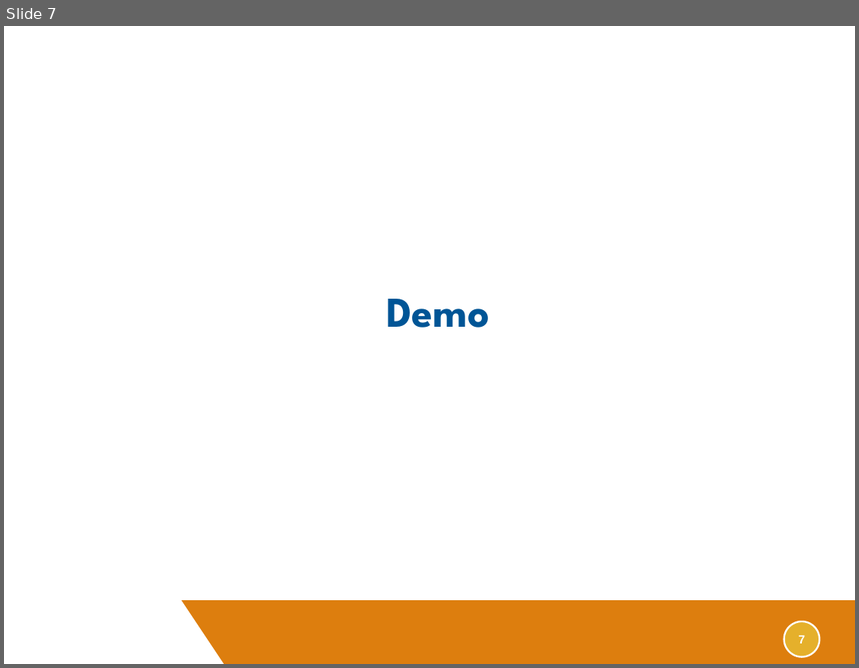
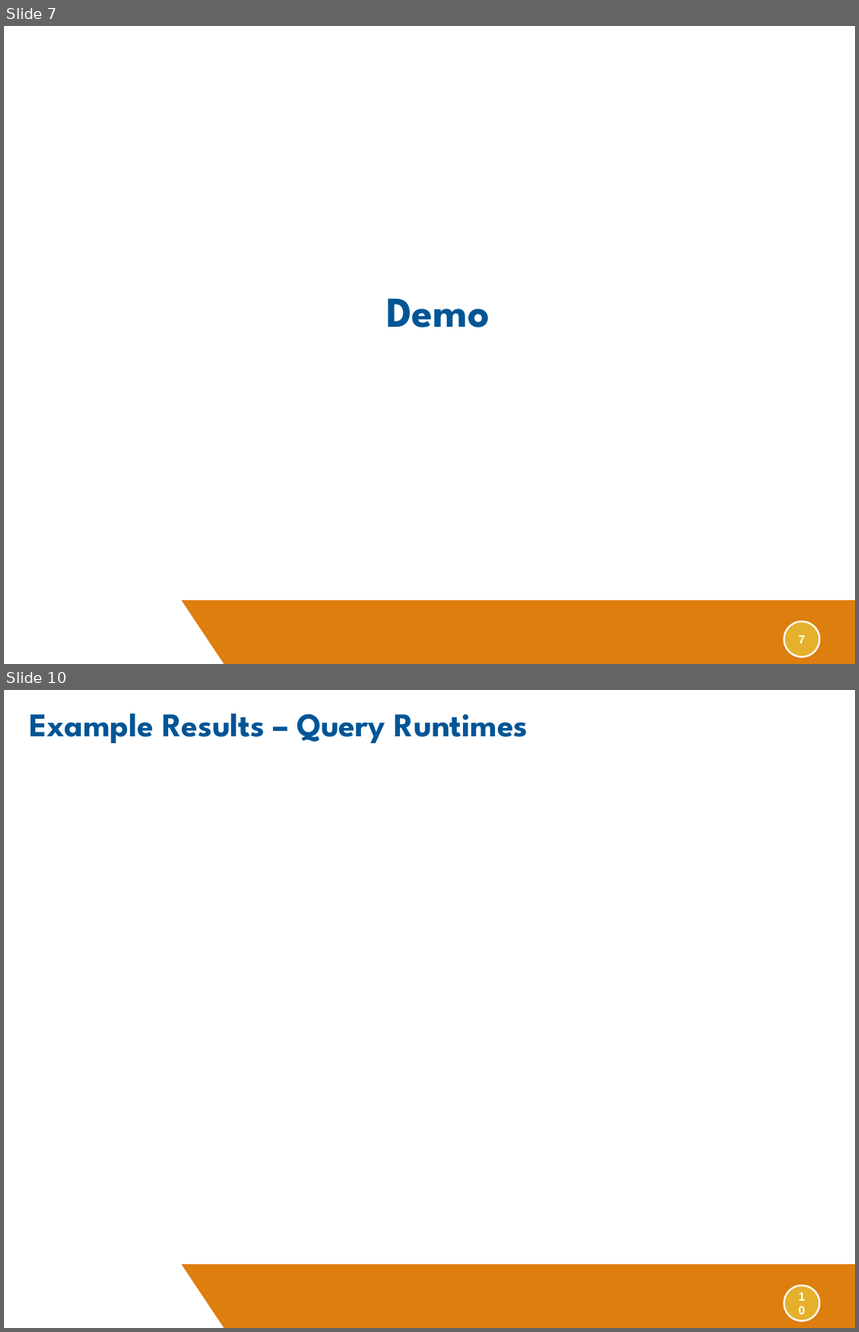
Before and after one commit to JohnGoldsmith/dotnetrdf-wiki, a slide deck: Slides/SemTech West 2012 Conference Presentation.pptx. Shown one above the other, each under a label of ours: slide 7 before the commit, slides 7 and 10 after it; the slides between them are not shown. The pictures are 859x668 and 859x1332 pixels, drawn with LibreOffice and Linux fonts; fonts in the diff are those of the drawing; background and template pictures are left out. Boxes give left, top, right and bottom in pixels: in the first picture for what was removed or moved away, otherwise in the second. Text is boxed around its words. In the diff, an @@ line names an element or a change of style, - is before the commit and + after.

```diff
--- a/Slides/SemTech West 2012 Conference Presentation.pptx
+++ b/Slides/SemTech West 2012 Conference Presentation.pptx
@@ slide 10 added at (4, 690, 855, 1328), background #FFFFFF; not listed: 3 template elements that a slide beside it also shows @@
@@ title added at (29, 714, 528, 743), 28 pt, text #005596, bold @@
+Example Results – Query Runtimes
```
Also in this commit, not shown: 1 slide changed, 1 other slide added.
